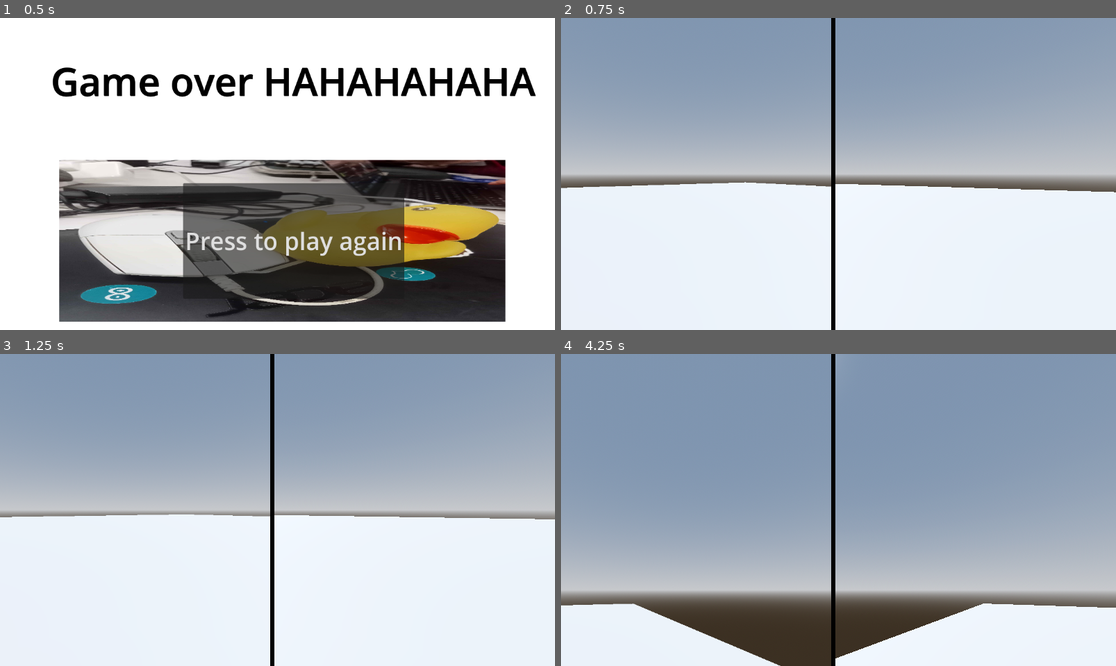
Above: before the commit, frames 1-4 (two rows, left to right).
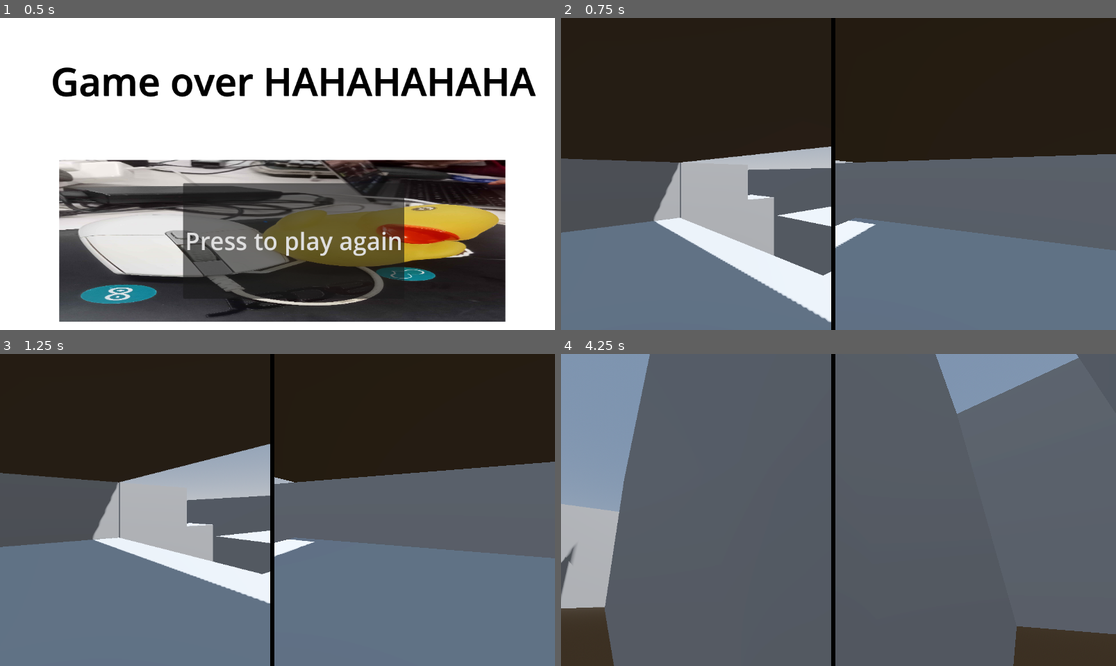
Above: after the commit, the same moments.

Repository: Sensei-whoop/Project-Daniel
Game: Godot game, scene res://GameOver.tscn
Same seed, same stepped clock (60 frames per second), same inputs: the game is played once before the commit and once after it. This scene is started directly instead of the project's main scene.
Inputs (mouse positions are in pixels of both pictures, inside the frame that each line leads up to):
- Up to frame 1 (0.5 s): no input
- Up to frame 2 (0.75 s): click "Press to play again" at 0.5 s
- Up to frame 3 (1.25 s): no input
- Up to frame 4 (4.25 s): tap Enter (ui_accept) at 1.25, 1.52, 2.27, 3.77 s; move the mouse to (866, 510) at 1.27 s; hold Up (ui_up) from 1.28 s (still down); move the mouse to (810, 510) at 2.02 s; move the mouse to (849, 503) at 2.77 s; move the mouse to (832, 516) at 3.52 s

Frame 1 is identical in both runs. In frame 2, 94% of the frame differs, in the area x 0-100%, y 0-100%; in frame 3, 93%; in frame 4, 87%.

Commit message:
fixed game over screen scene

Diff:
--- a/GameOver.tscn
+++ b/GameOver.tscn
@@ -1,7 +1,7 @@
 [gd_scene load_steps=3 format=3 uid="uid://b5ga8jagxjicv"]
 
 [ext_resource type="Texture2D" uid="uid://b21dmhxrspajc" path="res://IMG20241026165542.jpg" id="1_bynff"]
-[ext_resource type="Script" path="res://button.gd" id="2_oyb44"]
+[ext_resource type="Script" path="res://GameOverButton.gd" id="2_oyb44"]
 
 [node name="Control" type="Control"]
 layout_mode = 3
--- a/button.gd
+++ b/GameOverButton.gd
@@ -3,4 +3,4 @@
 
 # Called when the node enters the scene tree for the first time.
 func _pressed() -> void:
-	get_tree().change_scene_to_file("res://Lvls/test_lvl.tscn")
+	get_tree().change_scene_to_file("res://Lvls/test_scene.tscn")
Not shown: 1 places in mainmenu.tscn that only renumber resources
